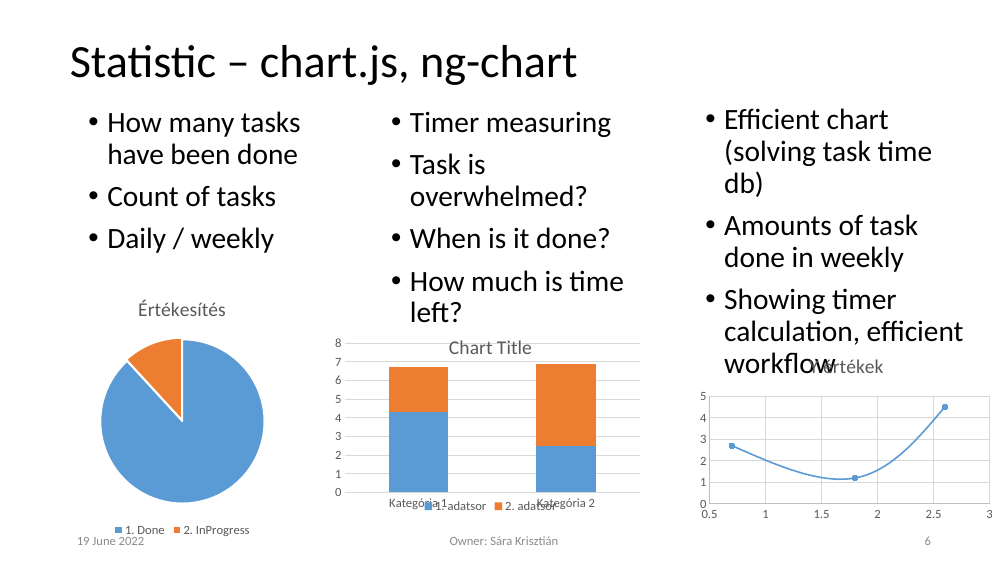
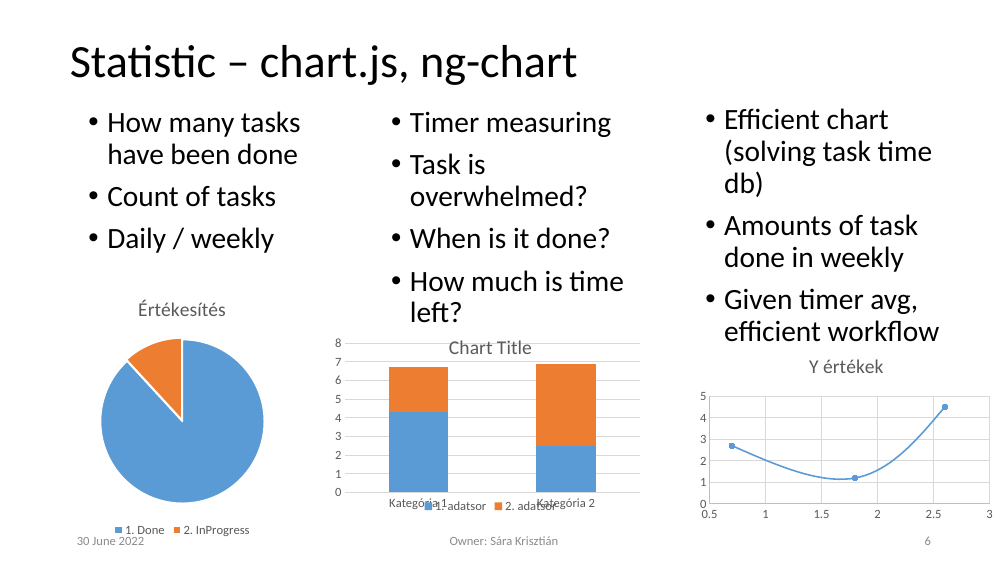
Before and after one commit to krisztian14testgit/ng-task-monitor, a slide deck: slide 6 of plan/TaskTracingApp.pptx. Drawn at 1008x567 pixels with LibreOffice and Linux fonts; fonts in the diff are those of the drawing; background and template pictures are left out. Boxes give left, top, right and bottom in pixels: in the first picture for what was removed or moved away, otherwise in the second. Text is boxed around its words. In the diff, an @@ line names an element or a change of style, - is before the commit and + after.

Commit message:
pptx chart plans, todo list saved

```diff
--- a/plan/TaskTracingApp.pptx
+++ b/plan/TaskTracingApp.pptx
@@ text at (724, 288, 940, 342): text changed @@
-• Showing timer calculation, efficient workflow
+• Given timer avg, efficient workflow
@@ text at (77, 537, 145, 545): text changed @@
-19 June 2022
+30 June 2022
```
Also in this commit, not shown: 8 other slides changed.
